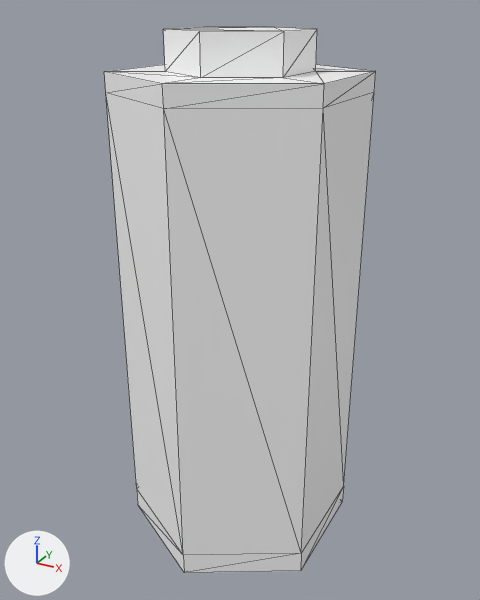
The glTF model game/blender/battery.glb, before and after one commit.
Rendered twice from a camera (50 mm lens) standing at (12.0, -21.9, 14.0) and looking at (0.0, 0.0, 3.0). Arrows for +X, +Y and +Z are at lower left; the lights stay in place. The first picture is the older version. Mesh edges are drawn as thin lines. Vertices at exactly the same position are counted once.
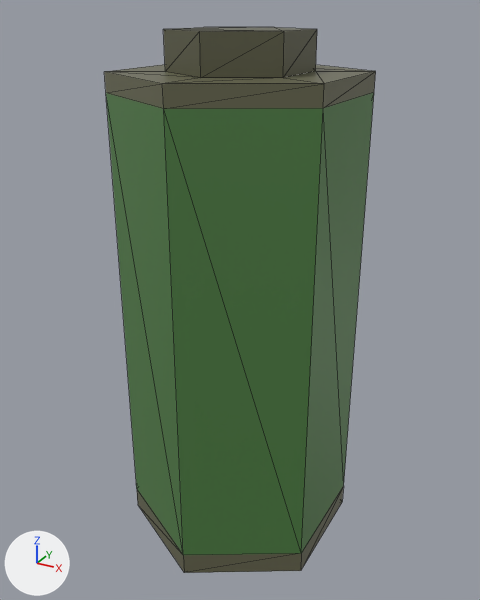
What differs and where, as boxes (x1, y1, x2, y2) in the pictures (480 x 600 px):
'Cylinder', surface changed (white to green): (104, 27, 376, 573) in both

The change, as a list of edits to the scene's bpy script:
```text
Add img_palette:
    img_palette = load_image('palette', '_unpacked/palette', 32, 32, 'sRGB')
Change mat_material:
    remove mat_material.base_color = (1.0, 1.0, 1.0)  # white #ffffff
    add mat_material.texture = img_palette
Change me_cylinder:
    where me_cylinder.from_pydata(...)  # 36 vertices, 68 faces; spans x -4.2..4.2, y -4.8..4.8, z -7.4..13.3
    used by ob_cylinder; location = (0.0, 0.0, 0.0)
    me_cylinder part 1: texture (UV) coordinates of 68 of 68 faces, centred in x -4.2..4.2, y -4.0..4.0, z -7.4..13.3, changed; they spanned u 0.09..0.34, v 0.96..0.97 and now span u 0.8..0.89, v 0.64..0.93
```
